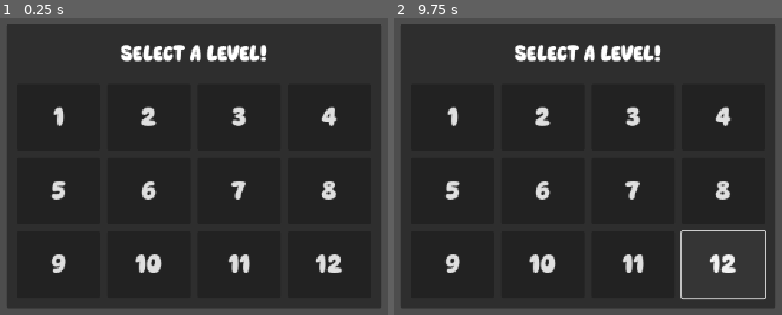
Above: before the commit, frames 1-2 (left to right).
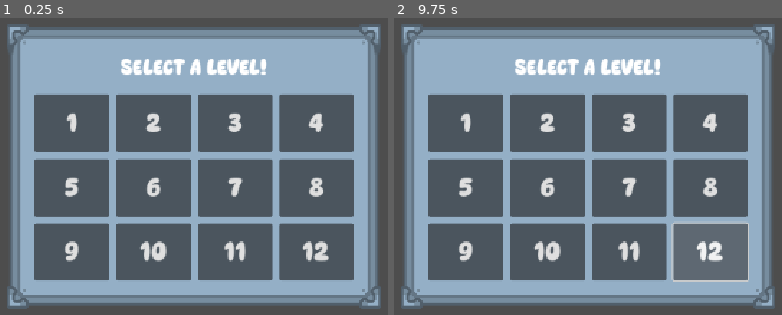
Above: after the commit, the same moments.

Repository: ericvennemeyer/GDTV_godot_ui
Game: Godot game, scene res://Scenes/Game Scenes/UI Scenes/level_select.tscn
Two runs of this game, one before a commit and one after it. Both use one fixed random seed, a clock stepped at 60 frames per second and the inputs below. This scene is started directly instead of the project's main scene.
Inputs:
- Up to frame 1 (0.25 s): no input
- Up to frame 2 (9.75 s): click "1" at 0.5 s; click "2" at 1.25 s; click "3" at 2 s; click "4" at 2.75 s; click "5" at 3.5 s; click "6" at 4.25 s; click "7" at 5 s; click "8" at 5.75 s; click "9" at 6.5 s; click "10" at 7.25 s; click "11" at 8 s; click "12" at 8.75 s; tap Enter (ui_accept) at 9.5 s; hold Right (ui_right) from 9.53 s (still down)

The runs differ from the first frame. In frame 1, 92% of the frame differs, in the area x 1-99%, y 2-98%; in frame 2, 92%.

Commit message:
2.14 -- NinePatchRects & Textures

Diff:
--- a/GameDev UI Base Project/Scenes/Game Scenes/UI Scenes/level_select.tscn
+++ b/GameDev UI Base Project/Scenes/Game Scenes/UI Scenes/level_select.tscn
@@ -1,4 +1,13 @@
 [gd_scene format=3 uid="uid://chhswgtmuby3g"]
+
+[ext_resource type="Texture2D" uid="uid://c6i6olxw4aa3m" path="res://Assets/UI Art/Panel Textures/panel_grey_bolts_detail_b.svg" id="1_d5764"]
+
+[sub_resource type="StyleBoxTexture" id="StyleBoxTexture_cs03d"]
+texture = ExtResource("1_d5764")
+texture_margin_left = 40.0
+texture_margin_top = 30.0
+texture_margin_right = 40.0
+texture_margin_bottom = 40.0
 
 [node name="LevelSelect" type="Control" unique_id=283764432]
 layout_mode = 3
@@ -21,13 +30,10 @@
 offset_bottom = 204.5
 grow_horizontal = 2
 grow_vertical = 2
+theme_override_styles/panel = SubResource("StyleBoxTexture_cs03d")
 
 [node name="MarginContainer" type="MarginContainer" parent="PanelContainer" unique_id=2113564472]
 layout_mode = 2
-theme_override_constants/margin_left = 15
-theme_override_constants/margin_top = 5
-theme_override_constants/margin_right = 15
-theme_override_constants/margin_bottom = 15
 
 [node name="VBoxContainer" type="VBoxContainer" parent="PanelContainer/MarginContainer" unique_id=1400230886]
 layout_mode = 2
